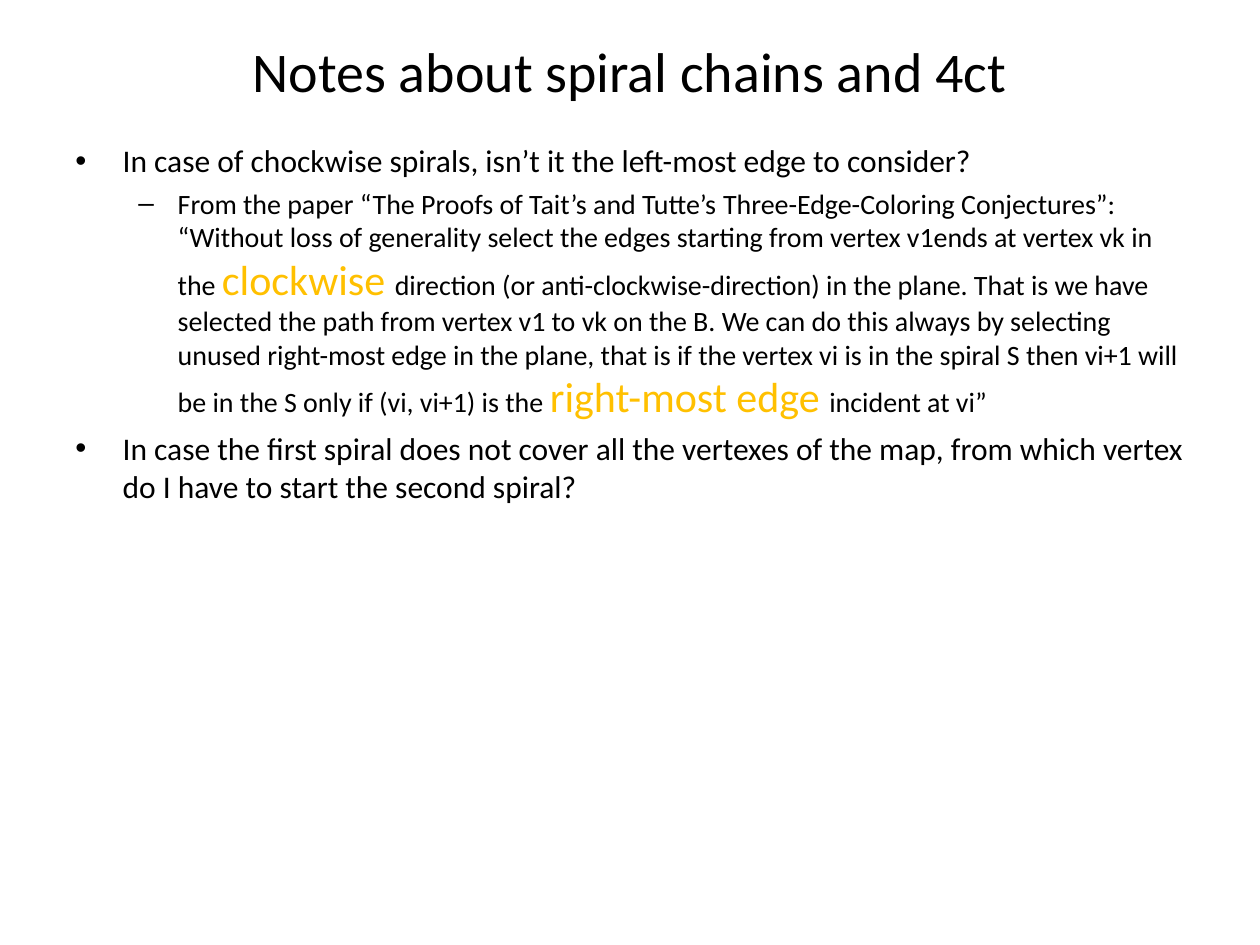
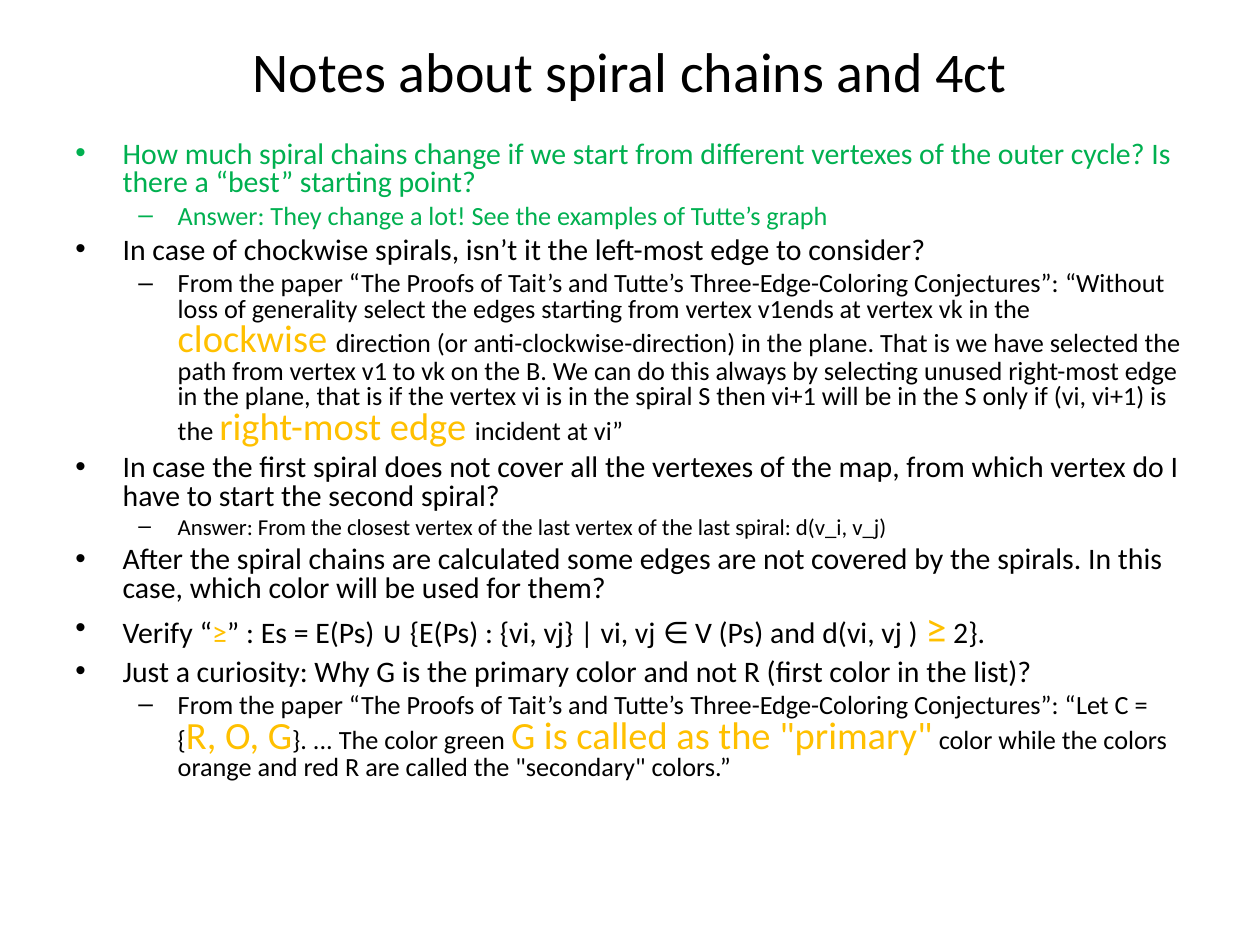
Before and after one commit to stefanutti/maps-coloring-java, a slide deck: slide 23 of ct/ct-docs/cahit-spiral-chains/spiral-chains.ppt. Drawn at 1260x945 pixels with LibreOffice and Linux fonts; fonts in the diff are those of the drawing. Boxes give left, top, right and bottom in pixels: in the first picture for what was removed or moved away, otherwise in the second. Text is boxed around its words. In the diff, an @@ line names an element or a change of style, - is before the commit and + after.

```diff
--- a/ct/ct-docs/cahit-spiral-chains/spiral-chains.ppt
+++ b/ct/ct-docs/cahit-spiral-chains/spiral-chains.ppt
@@ text at (123, 143, 1170, 230): paragraphs added @@
+• How much spiral chains change if we start from different vertexes of the outer cycle? Is there a “best” starting point?
+  – Answer: They change a lot! See the examples of Tutte’s graph
@@ text at (123, 239, 1181, 511): size 18 to 17 pt in "In case of chockwise spirals, isn’t it ...", "In case the first spiral does not ..."; size 16 to 15 pt in "From the paper “The Proofs of Tait’s ..."; size 24 to 22 pt in "clockwise right-most edge"; line spacing 1 to 0.8 @@
@@ text at (123, 518, 1167, 781): paragraphs added @@
+  – Answer: From the closest vertex of the last vertex of the last spiral: d(v_i, v_j)
+• After the spiral chains are calculated some edges are not covered by the spirals. In this case, which color will be used for them?
+• Verify “≥” : Es = E(Ps) ∪ {E(Ps) : {vi, vj} | vi, vj ∈ V (Ps) and d(vi, vj ) ≥ 2}.
+• Just a curiosity: Why G is the primary color and not R (first color in the list)?
+  – From the paper “The Proofs of Tait’s and Tutte’s Three-Edge-Coloring Conjectures”: “Let C = {R, O, G}. ... The color green G is called as the "primary" color while the colors orange and red R are called the "secondary" colors.”
```
Also in this commit, not shown: 2 other slides changed, 12 slides added.
